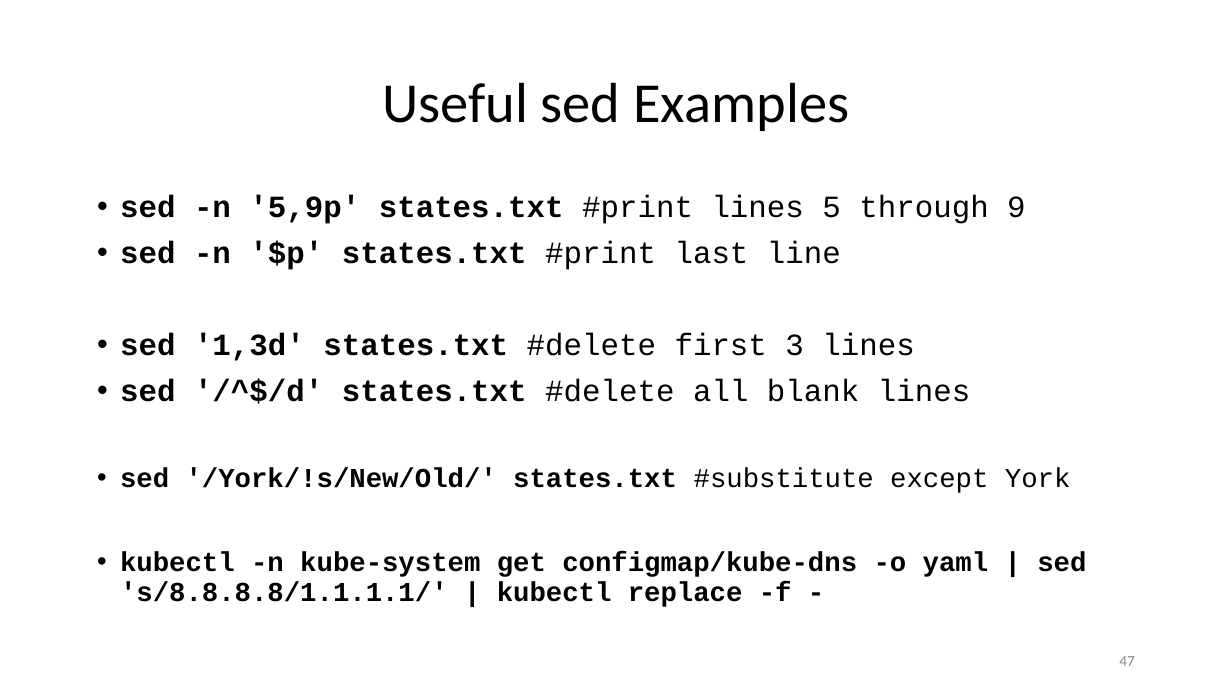
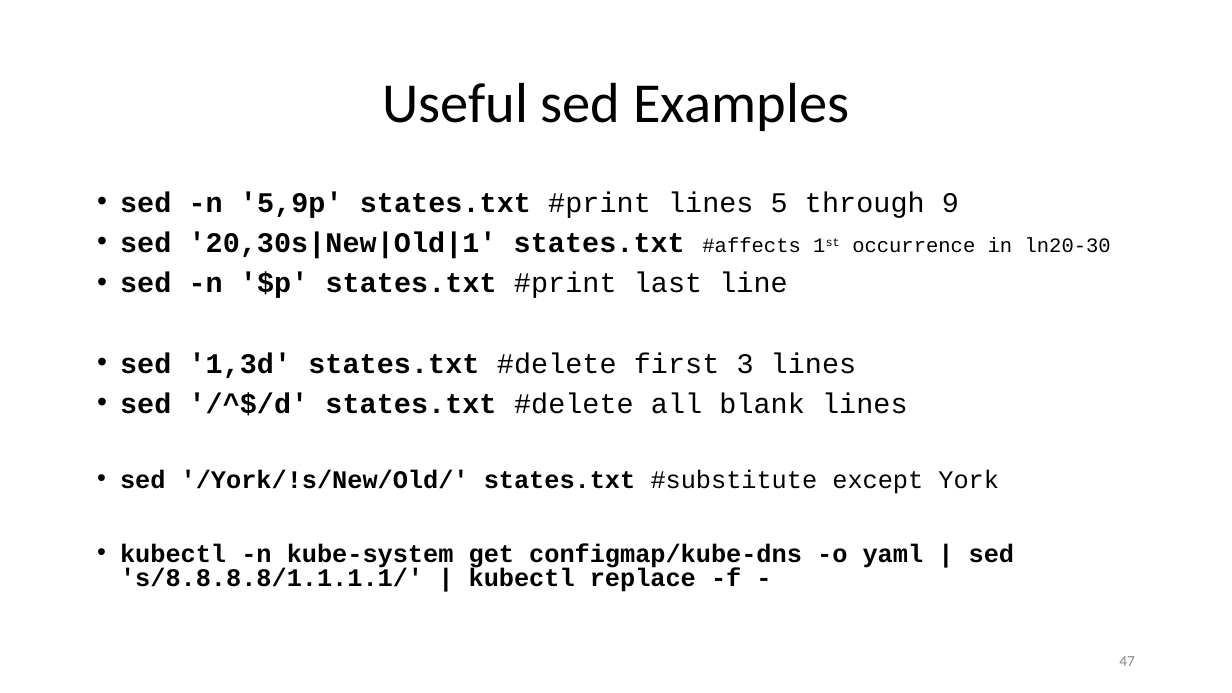
Before and after one commit to ketancmaheshwari/lisa19, a slide deck: slide 47 of lpt_LISA.pptx. Drawn at 1232x693 pixels with LibreOffice and Linux fonts; fonts in the diff are those of the drawing. Boxes give left, top, right and bottom in pixels: in the first picture for what was removed or moved away, otherwise in the second. Text is boxed around its words. In the diff, an @@ line names an element or a change of style, - is before the commit and + after.

```diff
--- a/lpt_LISA.pptx
+++ b/lpt_LISA.pptx
@@ text at [120,192,1014,592]: size 18 to 16.6 pt in "sed -n '5,9p' states.txt #print lines 5 ...", "sed -n '$p' states.txt #print last line", "sed '1,3d' states.txt #delete first 3 lines", "sed '/^$/d' states.txt #delete all blank lines"; size 16 to 14.8 pt in "sed '/York/!s/New/Old/' states.txt #substitute except York", "kubectl -n kube-system get configmap/kube-dns -o yaml ..."; line spacing 0.9 to 0.8 @@
@@ text at [120,232,1111,259]: paragraph added @@
+• sed '20,30s|New|Old|1' states.txt #affects 1st occurrence in ln20-30
```
Also in this commit, not shown: 8 other slides changed.
